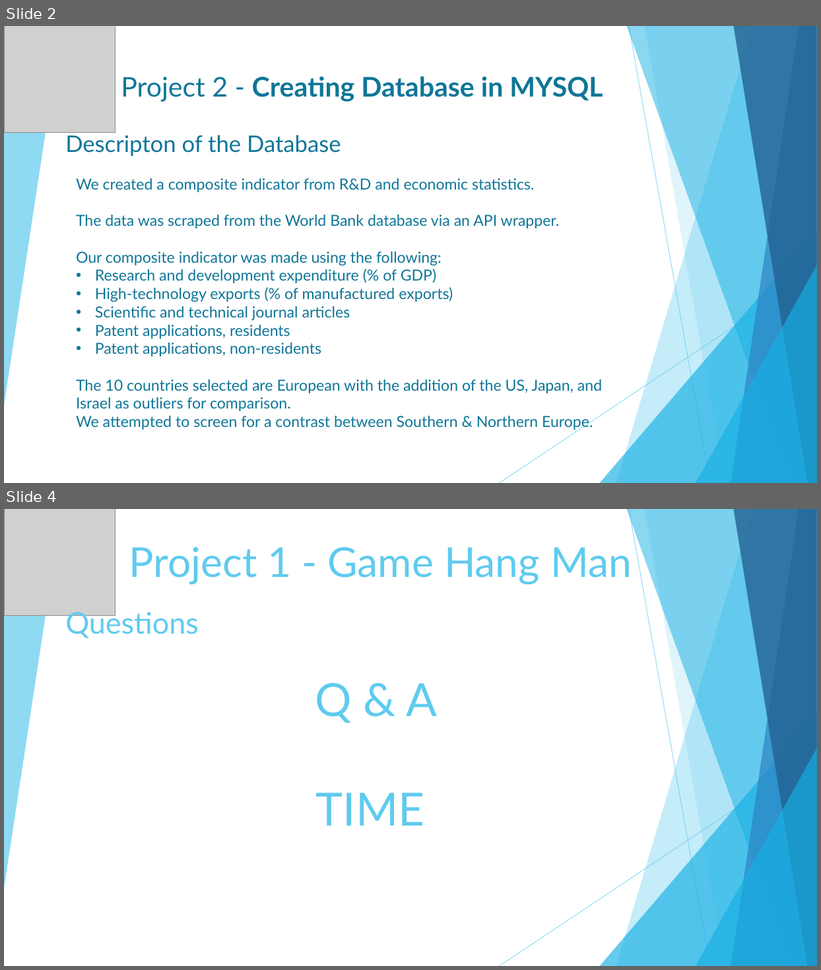
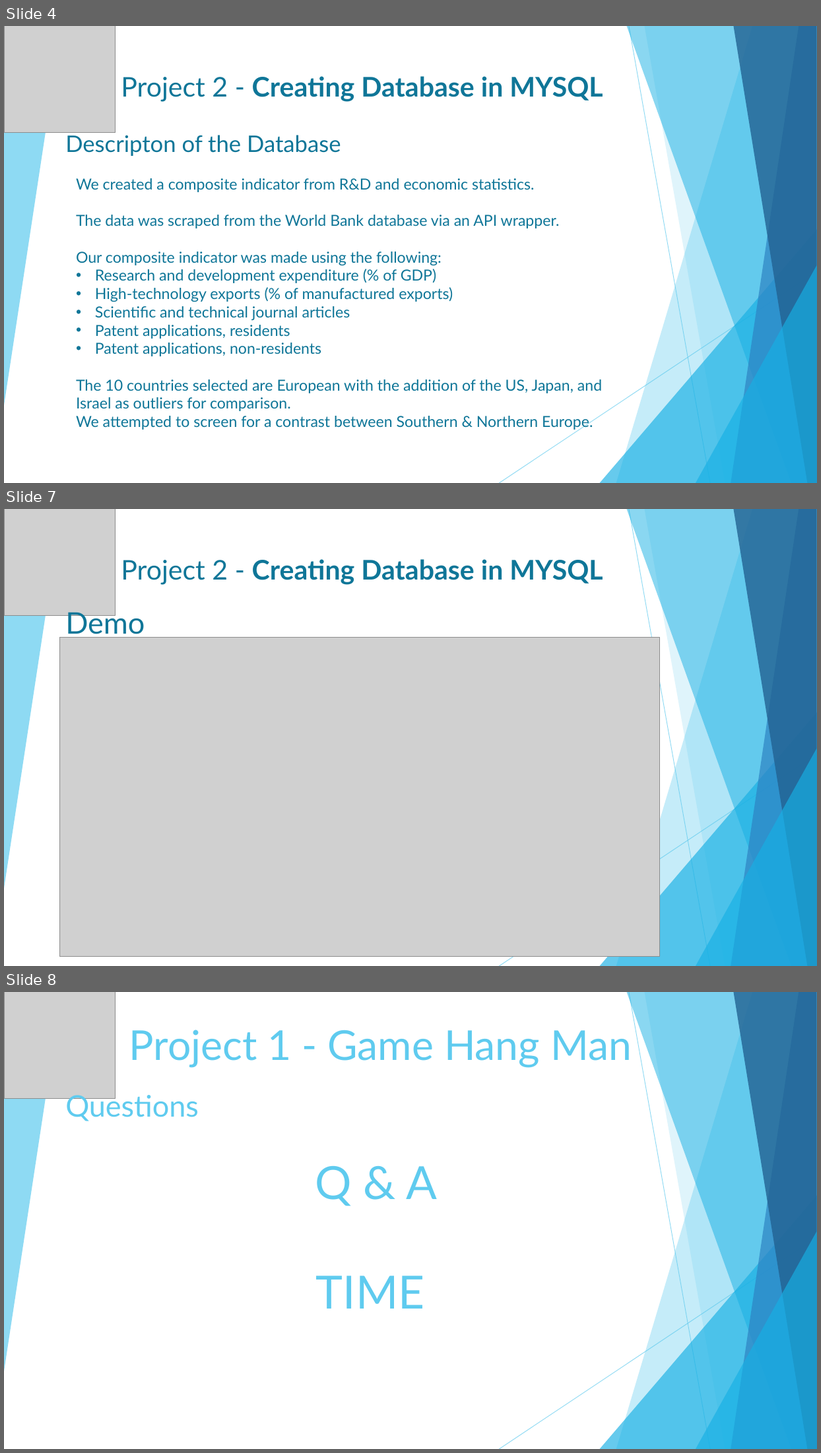
Before and after one commit to Edgart371/Project-2-Composite-Indicators, a slide deck: Project2 WorldBank technology.pptx. Shown one above the other, each under a label of ours: slides 2 and 4 before the commit, slides 4, 7 and 8 after it; the slides between them are not shown. The pictures are 821x970 and 821x1453 pixels, drawn with LibreOffice and Linux fonts; fonts in the diff are those of the drawing; grey boxes stand for pictures. Boxes give left, top, right and bottom in pixels: in the first picture for what was removed or moved away, otherwise in the second. Text is boxed around its words. In the diff, an @@ line names an element or a change of style, - is before the commit and + after.

Commit message:
project2

```diff
--- a/Project2 WorldBank technology.pptx
+++ b/Project2 WorldBank technology.pptx
@@ slide 7 added at (4,509,817,966), background #FFFFFF; not listed: 10 template elements that a slide beside it also shows @@
@@ picture added at (4,509,115,616) @@
@@ title added at (121,559,603,585), 32 pt, text #0F7698, bold @@
+Project 2 - Creating Database in MYSQL
@@ text added at (65,608,145,640), 35.1 pt, text #0F7698 @@
+Demo
@@ picture added at (59,637,660,956) @@
@@ what was slide 2 is now slide 4 @@
@@ what was slide 4 is now slide 8 @@
```
Also in this commit, not shown: 4 other slides added, 1 slide removed, 4 other files.
